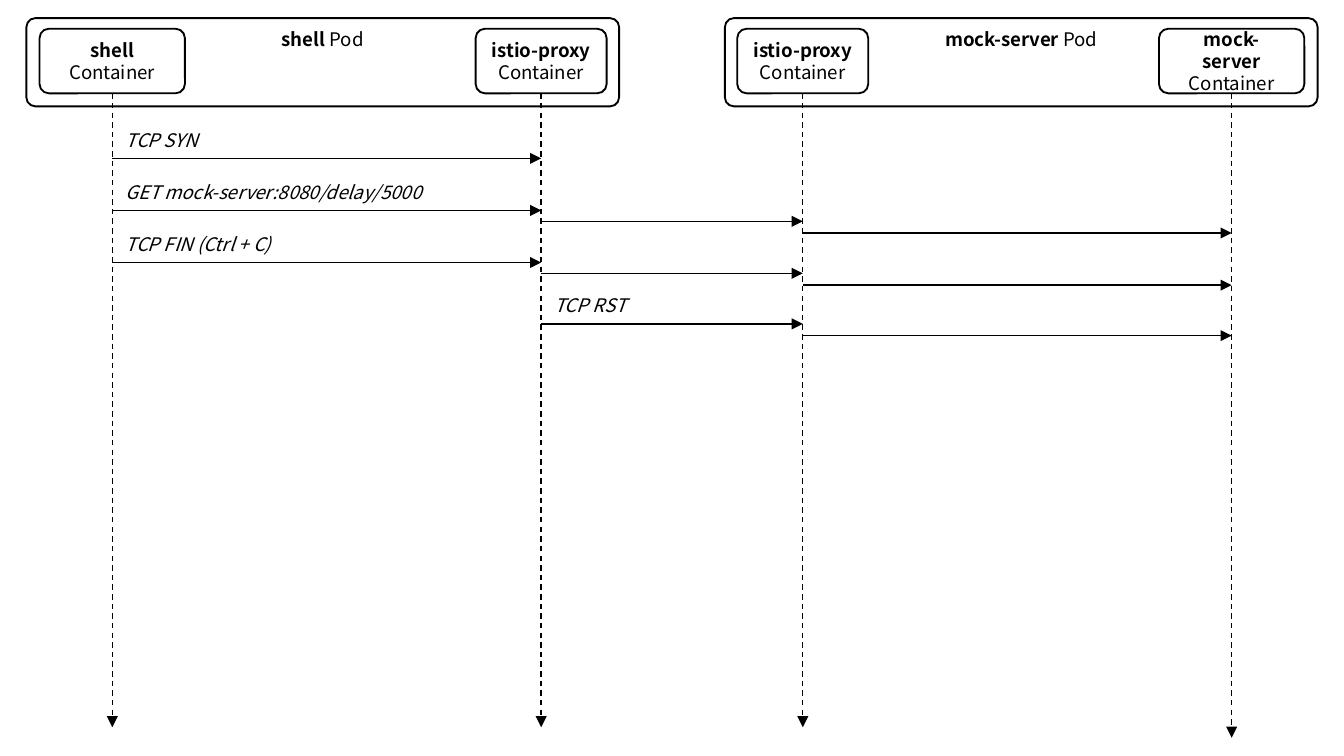
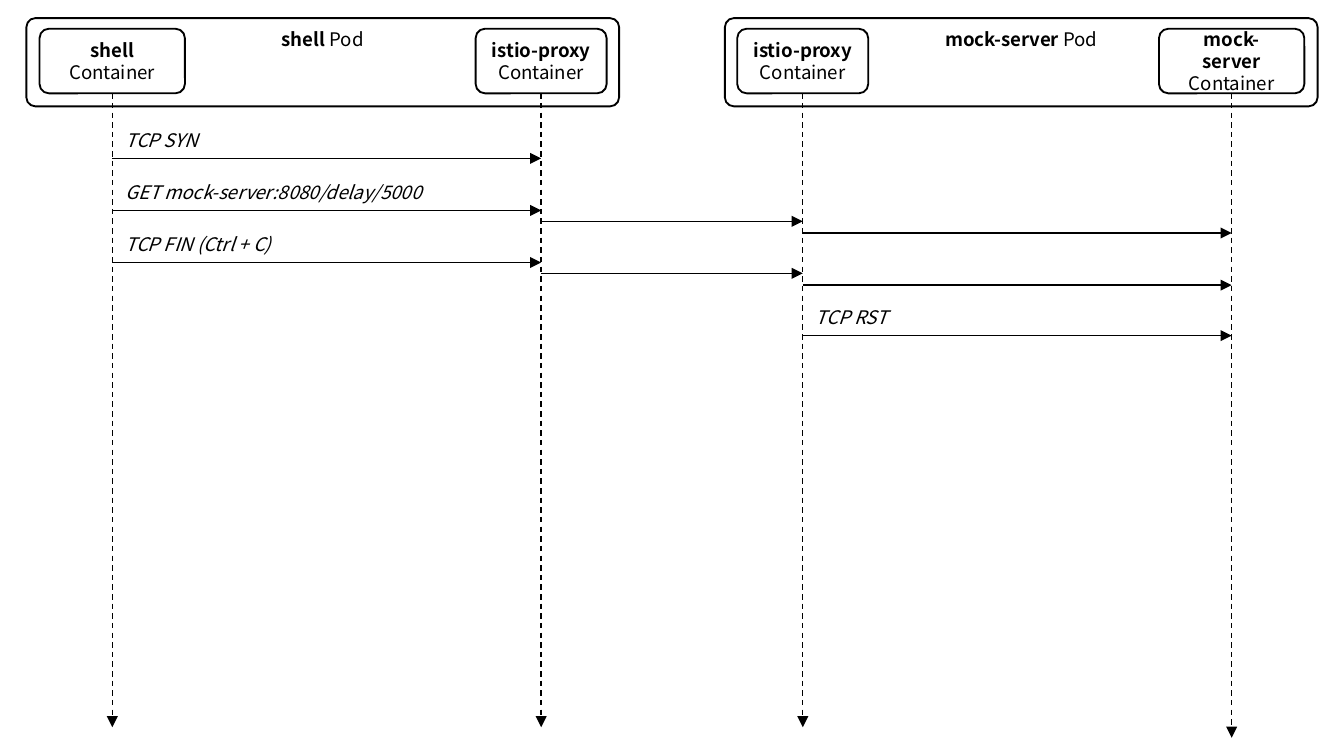
Before and after one commit to ssup2/blog-software, a slide deck: slide 5 of content/docs/theory-analysis/istio-sidecar-proxy-access-log/images/images.pptx. Drawn at 1344x756 pixels with LibreOffice and Linux fonts; fonts in the diff are those of the drawing. Boxes give left, top, right and bottom in pixels: in the first picture for what was removed or moved away, otherwise in the second. Text is boxed around its words. In the diff, an @@ line names an element or a change of style, - is before the commit and + after.

```diff
--- a/content/docs/theory-analysis/istio-sidecar-proxy-access-log/images/images.pptx
+++ b/content/docs/theory-analysis/istio-sidecar-proxy-access-log/images/images.pptx
@@ arrow removed from (542, 324) to (802, 324) @@
@@ text "TCP RST": place and size @@
-text "TCP RST" at box(554, 298, 626, 313)
+text "TCP RST" at box(816, 310, 887, 325)
```
Also in this commit, not shown: 1 other slide changed, 1 slide added, 5 other files.
